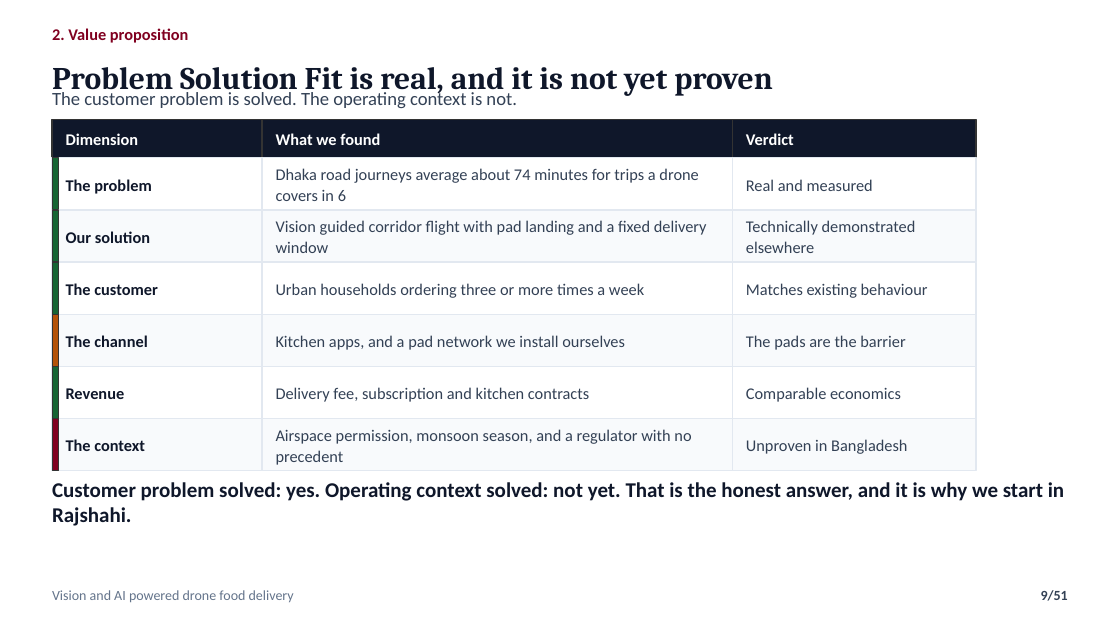
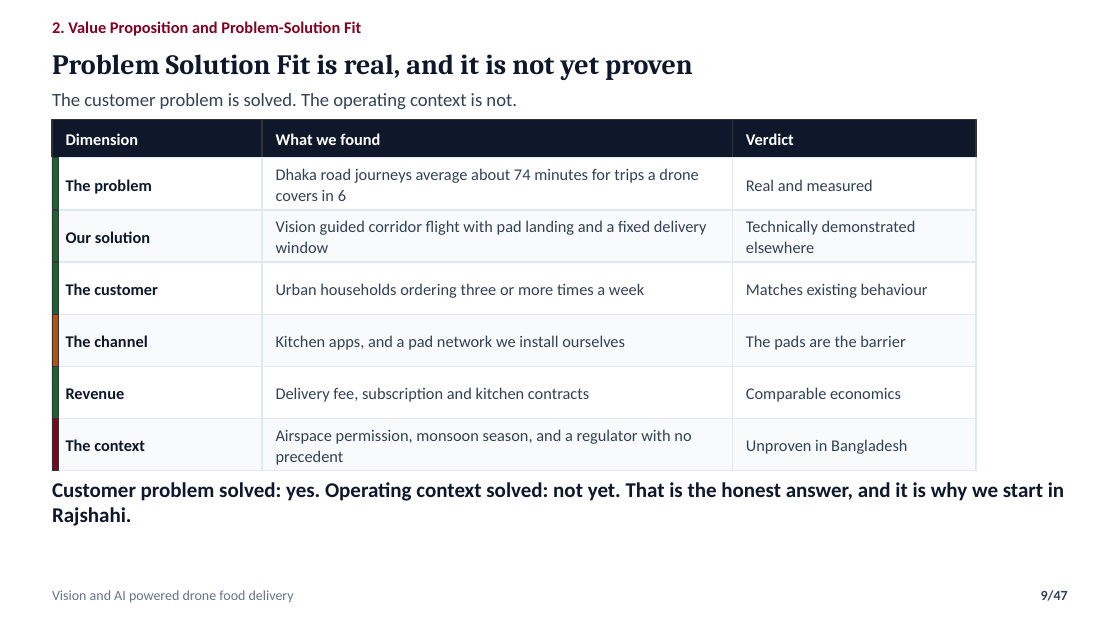
Before and after one commit to nafiskabbo/presentation-hum, a slide deck: slide 9 of output/AeroSetu_Group_Presentation-v1.pptx. Drawn at 1120x630 pixels with LibreOffice and Linux fonts; fonts in the diff are those of the drawing. Boxes give left, top, right and bottom in pixels: in the first picture for what was removed or moved away, otherwise in the second. Text is boxed around its words. In the diff, an @@ line names an element or a change of style, - is before the commit and + after.

```diff
--- a/output/AeroSetu_Group_Presentation-v1.pptx
+++ b/output/AeroSetu_Group_Presentation-v1.pptx
@@ text at [52,21,361,36]: text changed @@
-2. Value proposition
+2. Value Proposition and Problem-Solution Fit
@@ text "Problem Solution Fit is real, ...": place and size @@
-text "Problem Solution Fit is real, ..." at [52,67,773,96]
+text "Problem Solution Fit is real, ..." at [52,54,693,80]
@@ text "Problem Solution Fit is real, ..." at [52,54,693,80]: size 27 to 24 pt @@
@@ page number at [1041,590,1068,601]: text changed @@
-9/51
+9/47
```
Also in this commit, not shown: 44 other slides changed, 1 slide added, 5 slides removed, 3 other files.
